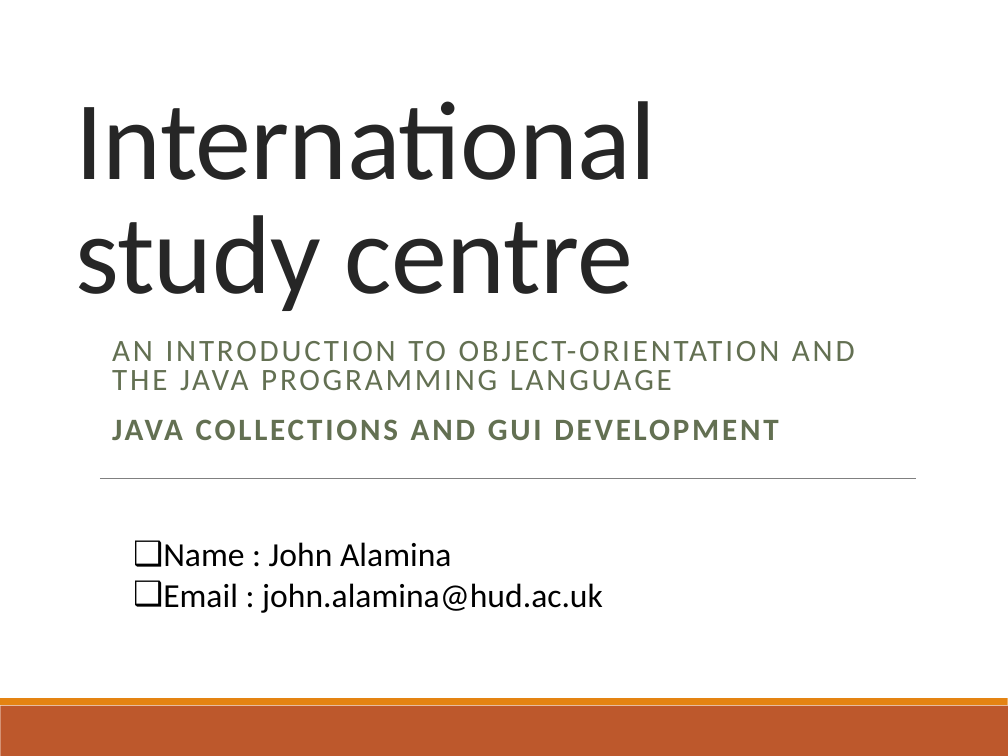
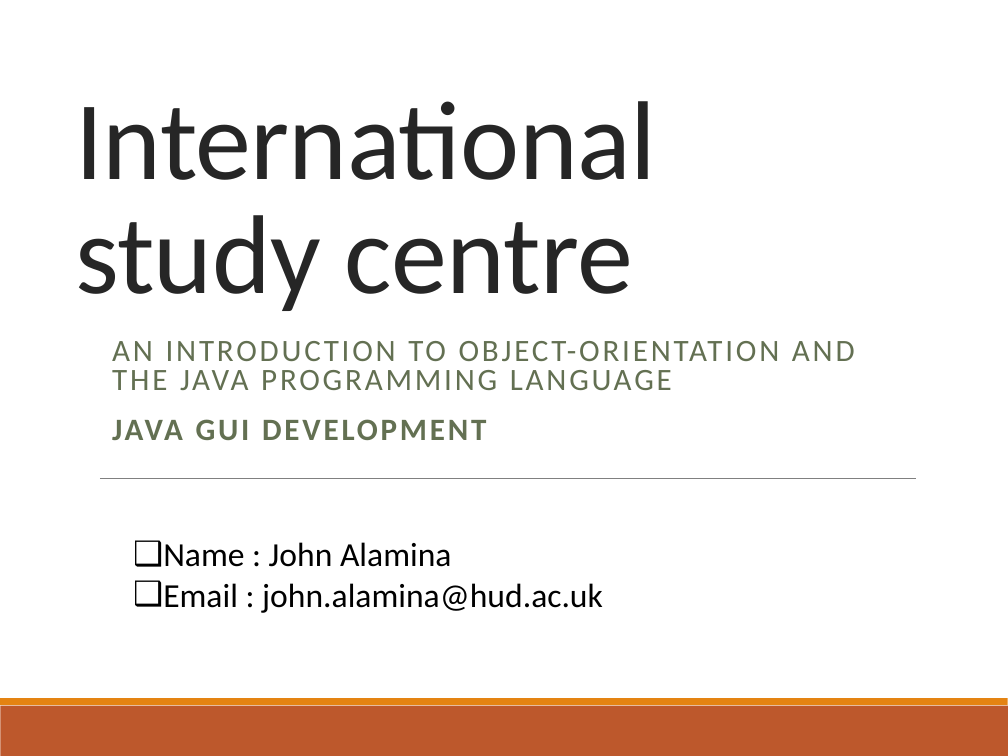
Before and after one commit to deeperj/dillinger, a slide deck: slide 1 of thesis/ukapp2/wqu_isc/sofware_design/Lesson 6 - Java.pptx. Drawn at 1008x756 pixels with LibreOffice and Linux fonts; fonts in the diff are those of the drawing. Boxes give left, top, right and bottom in pixels: in the first picture for what was removed or moved away, otherwise in the second. Text is boxed around its words. In the diff, an @@ line names an element or a change of style, - is before the commit and + after.

Commit message:
java08

```diff
--- a/thesis/ukapp2/wqu_isc/sofware_design/Lesson 6 - Java.pptx
+++ b/thesis/ukapp2/wqu_isc/sofware_design/Lesson 6 - Java.pptx
@@ subtitle at bbox=[112, 419, 486, 440]: text changed @@
-JAVA COLLECTIONS AND GUI DEVELOPMENT
+JAVA GUI DEVELOPMENT
```
Also in this commit, not shown: 8 other slides changed, 13 slides added, 4 slides removed, 5 other files.
